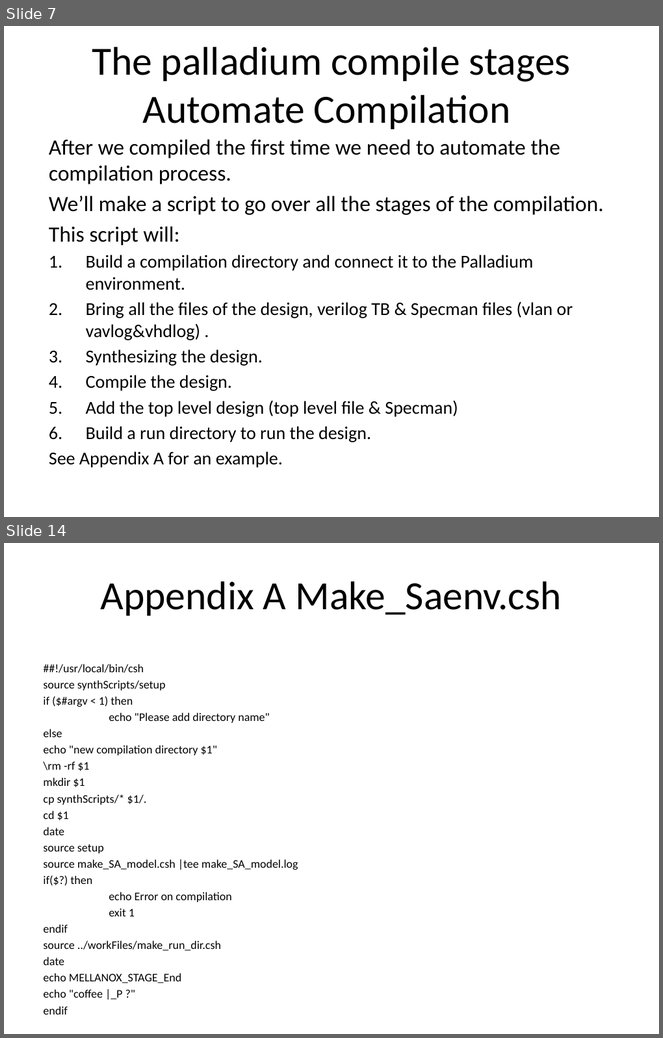
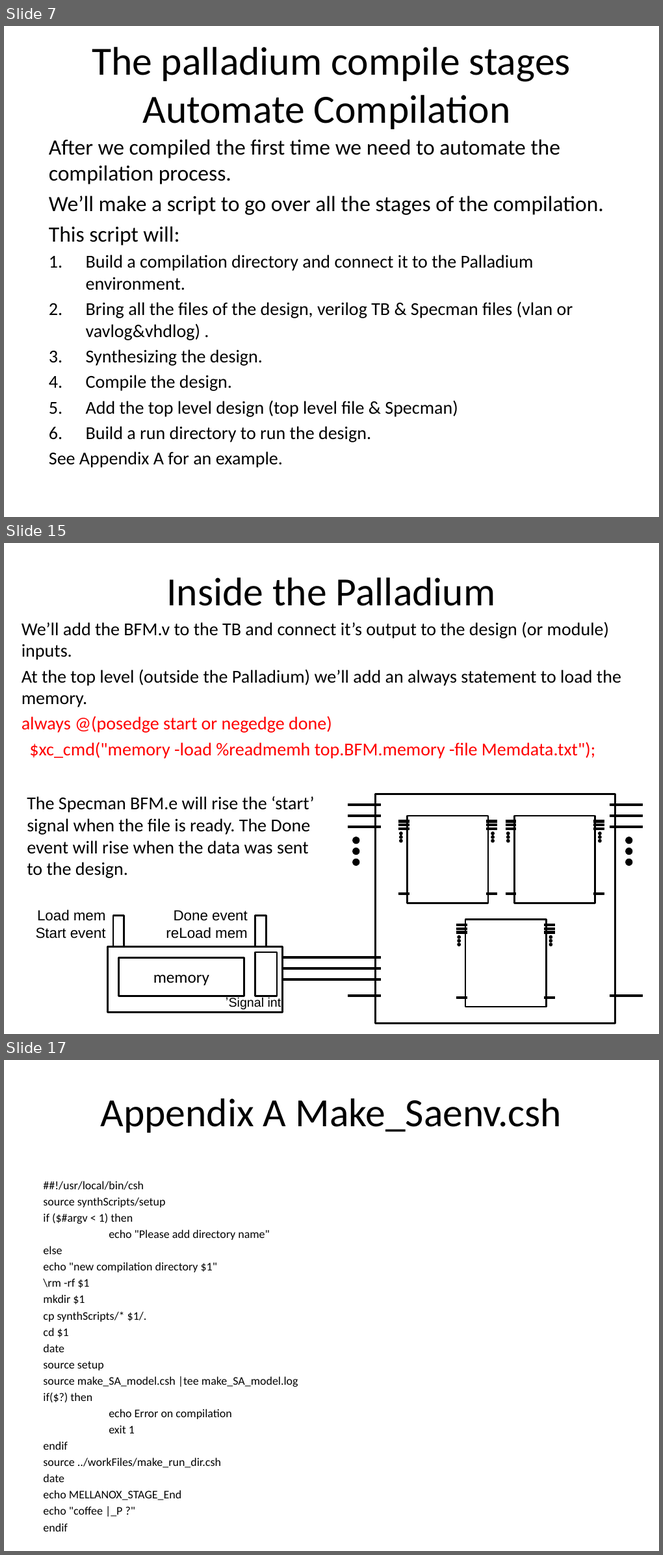
Before and after one commit to zahike/Palladium, a slide deck: Simulation Acceleration tutoria.pptx. Shown one above the other, each under a label of ours: slides 7 and 14 before the commit, slides 7, 15 and 17 after it; the slides between them are not shown. The pictures are 663x1038 and 663x1555 pixels, drawn with LibreOffice and Linux fonts; fonts in the diff are those of the drawing. Boxes give left, top, right and bottom in pixels: in the first picture for what was removed or moved away, otherwise in the second. Text is boxed around its words. In the diff, an @@ line names an element or a change of style, - is before the commit and + after.

Commit message:
add specman control & verifiers & checkers

```diff
--- a/Simulation Acceleration tutoria.pptx
+++ b/Simulation Acceleration tutoria.pptx
@@ slide 15 added at (x1=4, y1=543, x2=659, y2=1034), background #FFFFFF @@
@@ title added at (x1=167, y1=577, x2=496, y2=606), 44 pt, text #000000 @@
+Inside the Palladium
@@ text added at (x1=22, y1=622, x2=622, y2=759), 20 pt, text #000000 @@
+We’ll add the BFM.v to the TB and connect it’s output to the design (or module) inputs.
+At the top level (outside the Palladium) we’ll add an always statement to load the memory.
+always @(posedge start or negedge done)
+$xc_cmd("memory -load %readmemh top.BFM.memory -file Memdata.txt");
@@ rectangle added at (x1=376, y1=794, x2=616, y2=1023), outline #000000 2 pt @@
@@ text added at (x1=27, y1=797, x2=315, y2=878), 20 pt, text #000000 @@
+The Specman BFM.e will rise the ‘start’ signal when the file is ready. The Done event will rise when the data was sent to the design.
@@ line added from (348, 805) to (381, 805), #000000 3 pt @@
@@ line added from (610, 805) to (643, 805), #000000 3 pt @@
@@ line added from (348, 816) to (381, 816), #000000 3 pt @@
@@ line added from (348, 826) to (381, 826), #000000 3 pt @@
@@ line added from (610, 816) to (643, 816), #000000 3 pt @@
@@ line added from (610, 826) to (643, 826), #000000 3 pt @@
@@ ellipse added at (x1=353, y1=838, x2=358, y2=843), fill #000000, outline #000000 2 pt @@
@@ ellipse added at (x1=353, y1=849, x2=358, y2=854), fill #000000, outline #000000 2 pt @@
@@ group added at (x1=399, y1=816, x2=497, y2=903): 8 lines, 6 ellipses, 1 rectangle @@
@@ group added at (x1=505, y1=816, x2=605, y2=903): 8 lines, 6 ellipses, 1 rectangle @@
@@ ellipse added at (x1=627, y1=838, x2=632, y2=843), fill #000000, outline #000000 2 pt @@
@@ ellipse added at (x1=627, y1=849, x2=632, y2=854), fill #000000, outline #000000 2 pt @@
@@ ellipse added at (x1=353, y1=860, x2=358, y2=865), fill #000000, outline #000000 2 pt @@
@@ ellipse added at (x1=627, y1=860, x2=632, y2=865), fill #000000, outline #000000 2 pt @@
@@ text added at (x1=36, y1=910, x2=106, y2=939), 16 pt, text #000000 @@
+Load mem
+Start event
@@ text added at (x1=166, y1=910, x2=248, y2=939), 16 pt, text #000000 @@
+Done event
+reLoad mem
@@ rectangle added at (x1=113, y1=916, x2=124, y2=947), outline #000000 2 pt @@
@@ rectangle added at (x1=255, y1=916, x2=266, y2=947), outline #000000 2 pt @@
@@ rectangle added at (x1=107, y1=947, x2=282, y2=1013), outline #000000 2 pt @@
@@ group added at (x1=456, y1=920, x2=556, y2=1007): 8 lines, 6 ellipses, 1 rectangle @@
@@ rectangle added at (x1=118, y1=958, x2=244, y2=996), outline #000000 2 pt, 18 pt, text #000000 @@
+memory
@@ rectangle added at (x1=255, y1=953, x2=276, y2=997), outline #000000 2 pt @@
@@ line added from (282, 958) to (381, 958), #000000 3 pt @@
@@ line added from (282, 969) to (381, 969), #000000 3 pt @@
@@ line added from (282, 980) to (381, 980), #000000 3 pt @@
@@ text added at (x1=229, y1=997, x2=282, y2=1010), 14 pt, text #000000 @@
+Signal int’
@@ line added from (348, 997) to (381, 997), #000000 3 pt @@
@@ line added from (610, 997) to (643, 997), #000000 3 pt @@
@@ what was slide 14 is now slide 17 @@
```
Also in this commit, not shown: 8 slides changed, 2 other slides added.
